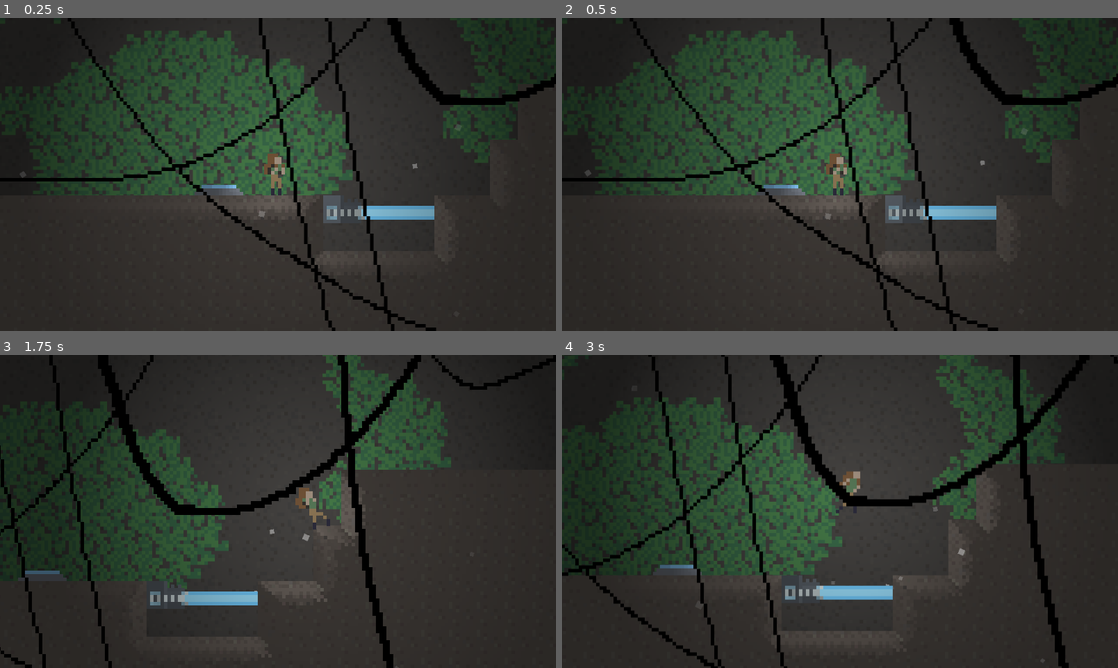
Above: before the commit, frames 1-4 (two rows, left to right).
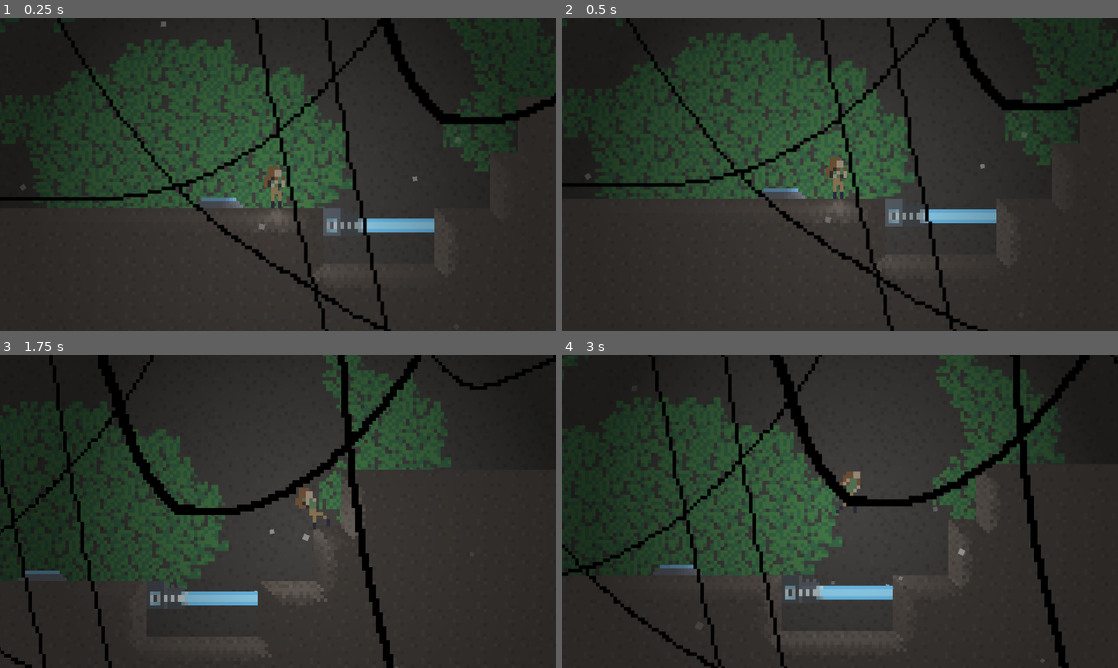
Above: after the commit, the same moments.

Repository: EpicBettaFish/trijam314
Game: Godot game, scene res://scenes/rowanTestScene.tscn
Two runs of this game, one before a commit and one after it. Both use one fixed random seed, a clock stepped at 60 frames per second and the inputs below. The project has no main scene, so this scene is started directly.
Inputs:
- Up to frame 1 (0.25 s): no input
- Up to frame 2 (0.5 s): no input
- Up to frame 3 (1.75 s): hold Up (jump) 0.53-1.28 s; hold D (right) from 0.53 s (still down); tap Up (jump) at 1.35, 1.52 s
- Up to frame 4 (3 s): tap Up (jump) at 1.82, 2.85 s; release D (right) at 2.03 s; hold Left (left) 2.03-2.78 s; hold Up (jump) 2.03-2.78 s; hold D (right) from 2.78 s (still down)

The runs differ from the first frame. In frame 1, 17% of the frame differs, in the area x 0-100%, y 0-100%; in frame 2, 9.4%; in frame 3, less than 0.1%; in frame 4, less than 0.1%.

Commit message:
working this time

Diff:
--- a/scenes/menu.tscn
+++ b/scenes/menu.tscn
@@ -264,35 +264,6 @@
 theme_override_styles/normal = SubResource("StyleBoxEmpty_yt4k1")
 text = "BACK"
 
-[node name="APPLY" type="Button" parent="SettingsMenu"]
-layout_mode = 1
-anchors_preset = -1
-anchor_left = 20.3
-anchor_right = 24.0
-anchor_bottom = 1.9
-offset_left = -6.10352e-05
-offset_right = -6.10352e-05
-grow_horizontal = 0
-theme_override_colors/font_hover_color = Color(1, 1, 0.5, 1)
-theme_override_colors/icon_normal_color = Color(0, 0, 0, 0)
-theme_override_colors/font_color = Color(0.913725, 0.929412, 0.94902, 1)
-theme_override_colors/font_pressed_color = Color(1, 1, 0.141176, 1)
-theme_override_fonts/font = ExtResource("2_con2f")
-theme_override_font_sizes/font_size = 25
-theme_override_styles/focus = SubResource("StyleBoxEmpty_ndks8")
-theme_override_styles/disabled_mirrored = SubResource("StyleBoxEmpty_reqs4")
-theme_override_styles/disabled = SubResource("StyleBoxEmpty_7s4e5")
-theme_override_styles/hover_pressed_mirrored = SubResource("StyleBoxEmpty_0rd3c")
-theme_override_styles/hover_pressed = SubResource("StyleBoxEmpty_tye54")
-theme_override_styles/hover_mirrored = SubResource("StyleBoxEmpty_ovuwl")
-theme_override_styles/hover = SubResource("StyleBoxEmpty_edqit")
-theme_override_styles/pressed_mirrored = SubResource("StyleBoxEmpty_rqb4k")
-theme_override_styles/pressed = SubResource("StyleBoxEmpty_wdbwj")
-theme_override_styles/normal_mirrored = SubResource("StyleBoxEmpty_pbf8f")
-theme_override_styles/normal = SubResource("StyleBoxEmpty_yt4k1")
-text = "APPLY
-"
-
 [node name="VBoxContainer" type="VBoxContainer" parent="SettingsMenu"]
 layout_mode = 0
 offset_left = 181.0
@@ -383,4 +354,3 @@
 [connection signal="pressed" from="PausedMenu/SETTINGS" to="." method="_on_settings_pressed"]
 [connection signal="pressed" from="PausedMenu/QUIT" to="." method="_on_quit_pressed"]
 [connection signal="pressed" from="SettingsMenu/BACK" to="." method="_on_back_pressed"]
-[connection signal="pressed" from="SettingsMenu/APPLY" to="." method="_on_apply_pressed"]
--- a/scenes/player.tscn
+++ b/scenes/player.tscn
@@ -101,7 +101,6 @@
 height = 11.0
 
 [node name="Player" type="CharacterBody2D" groups=["canPushButton", "player"]]
-position = Vector2(0, -6)
 collision_layer = 2
 collision_mask = 13
 script = ExtResource("1_g2els")
@@ -112,19 +111,23 @@
 }
 
 [node name="Camera2D" type="Camera2D" parent="."]
+position = Vector2(0, -6)
 scale = Vector2(1.00968, 0.352718)
 zoom = Vector2(6, 6)
 process_callback = 0
 position_smoothing_enabled = true
 
 [node name="PlayerHitbox" type="CollisionShape2D" parent="."]
-position = Vector2(-0.5, 0.5)
+position = Vector2(-0.5, -5.5)
 shape = SubResource("CapsuleShape2D_g2els")
 
 [node name="PlayerSprite" type="Sprite2D" parent="."]
+position = Vector2(0, -6)
 texture = ExtResource("1_3vyb7")
 hframes = 11
 
 [node name="SizeChecker" type="RayCast2D" parent="."]
-position = Vector2(-0.5, 6)
+position = Vector2(-0.5, 0)
 target_position = Vector2(0, -11)
+collision_mask = 2
+hit_from_inside = true
--- a/scripts/menu.gd
+++ b/scripts/menu.gd
@@ -26,17 +26,22 @@
 			# pause and open menu
 			get_tree().paused = true
 			paused_menu.visible = true
+			settings_menu.visible = false
 			darken.visible = true
 		elif paused_menu.visible == true:
 			# unpause and close menu
 			get_tree().paused = false
 			paused_menu.visible = false
+			settings_menu.visible = false
 			darken.visible = false
 		elif settings_menu.visible == true:
 			# leave settings menu and open paused menu
 			paused_menu.visible = true
 			settings_menu.visible = false
-
+	Singleton.jump_height = jump_height_slider.value
+	Singleton.player_size = player_size_slider.value
+	Singleton.machine_speed = machine_speed_slider.value
+	AudioServer.set_bus_volume_db(masterbus, linear_to_db(volume_slider.value))
 
 
 func _on_resume_pressed() -> void:
@@ -64,10 +69,3 @@
 	# leave settings menu and open paused menu
 	paused_menu.visible = true
 	settings_menu.visible = false
-
-
-func _on_apply_pressed() -> void:
-	Singleton.jump_height = jump_height_slider.value
-	Singleton.player_size = player_size_slider.value
-	Singleton.machine_speed = machine_speed_slider.value
-	AudioServer.set_bus_volume_db(masterbus, linear_to_db(volume_slider.value))
